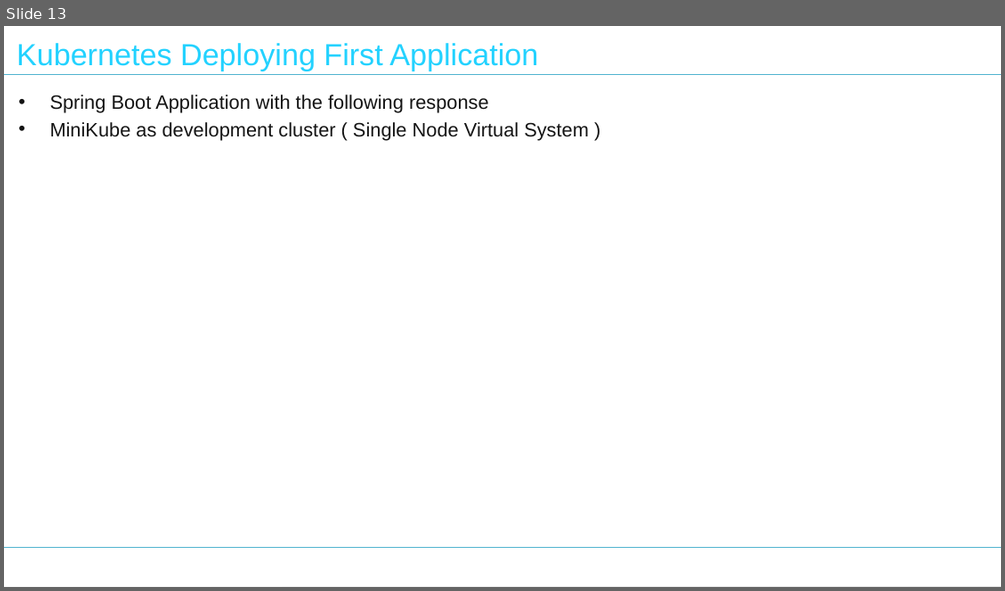
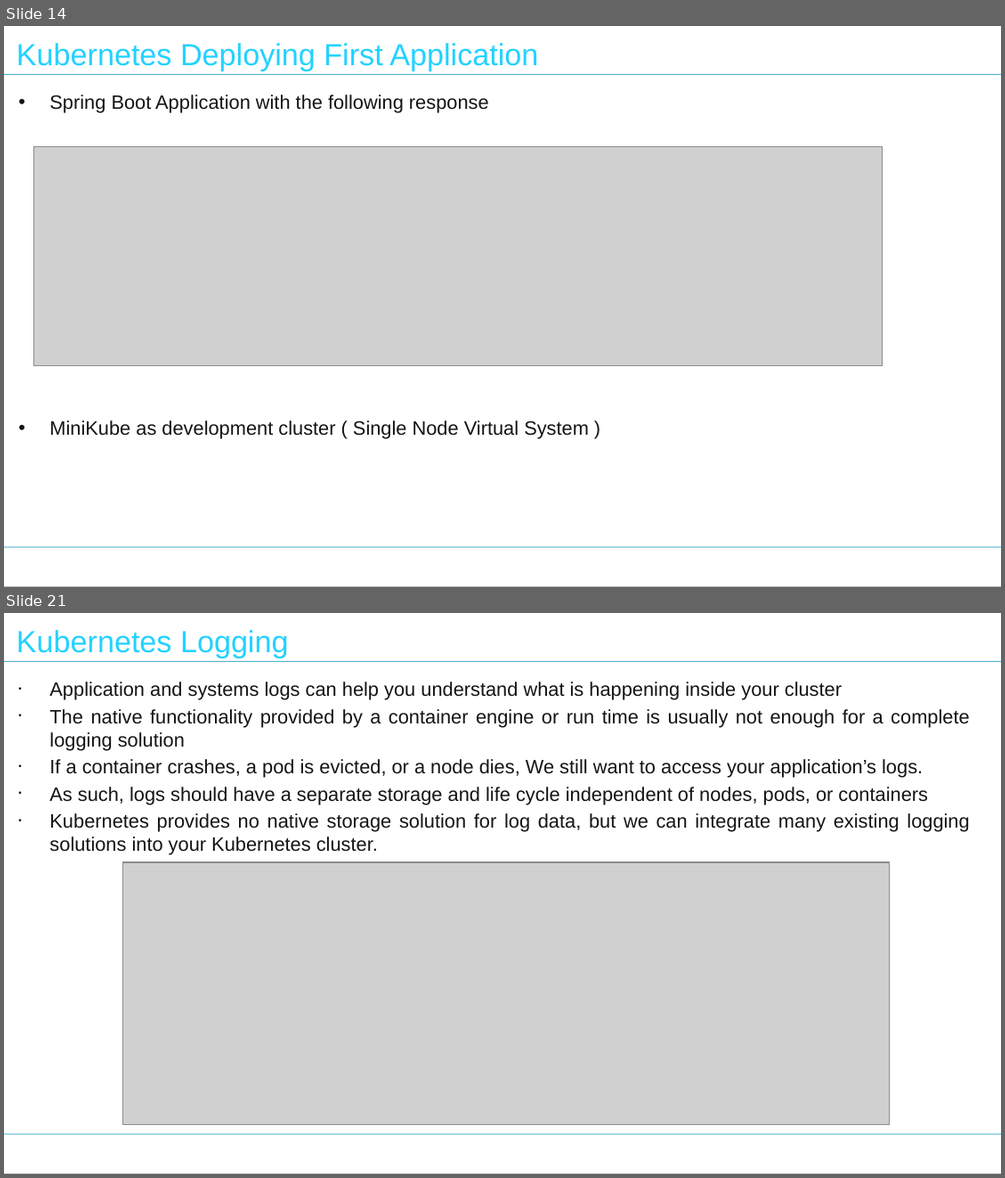
Before and after one commit to nilaybose/minikubedemo, a slide deck: docs/Tech Talk - Kubernetes.pptx. Shown one above the other, each under a label of ours: slide 13 before the commit, slides 14 and 21 after it; the slides between them are not shown. The pictures are 1005x591 and 1005x1178 pixels, drawn with LibreOffice and Linux fonts; fonts in the diff are those of the drawing; grey boxes stand for pictures. Boxes give left, top, right and bottom in pixels: in the first picture for what was removed or moved away, otherwise in the second. Text is boxed around its words. In the diff, an @@ line names an element or a change of style, - is before the commit and + after.

```diff
--- a/docs/Tech Talk - Kubernetes.pptx
+++ b/docs/Tech Talk - Kubernetes.pptx
@@ slide 21 added at (4, 613, 1001, 1174), background #FFFFFF; not listed: 3 template elements that a slide beside it also shows @@
@@ text added at (16, 630, 289, 657), 22 pt, text #23D2FF @@
+Kubernetes Logging
@@ text added at (49, 682, 969, 855), 14 pt, text #141414 @@
+• Application and systems logs can help you understand what is happening inside your cluster
+• The native functionality provided by a container engine or run time is usually not enough for a complete logging solution
+• If a container crashes, a pod is evicted, or a node dies, We still want to access your application’s logs.
+• As such, logs should have a separate storage and life cycle independent of nodes, pods, or containers
+• Kubernetes provides no native storage solution for log data, but we can integrate many existing logging solutions into your Kubernetes cluster.
@@ picture added at (122, 862, 890, 1125) @@
@@ what was slide 13 is now slide 14 @@
@@ slide 14 changed as well @@
@@ background gradient #C4C4C4 to #C9C9C9 to #F2F2F2 to #FFFFFF @@
@@ rectangle at (4, 26, 1001, 586): shadow on @@
@@ text "Spring Boot Application with the ..." rewrapped from (50, 95, 589, 140) to (49, 95, 589, 439) @@
@@ picture added at (34, 147, 882, 366) @@
@@ line (4, 547) - (1001, 547): stroke #50B3CF 0.75 pt to #50B3CF 0.74 pt @@
```
Also in this commit, not shown: 17 other slides changed, 7 other slides added, 2 slides removed.
